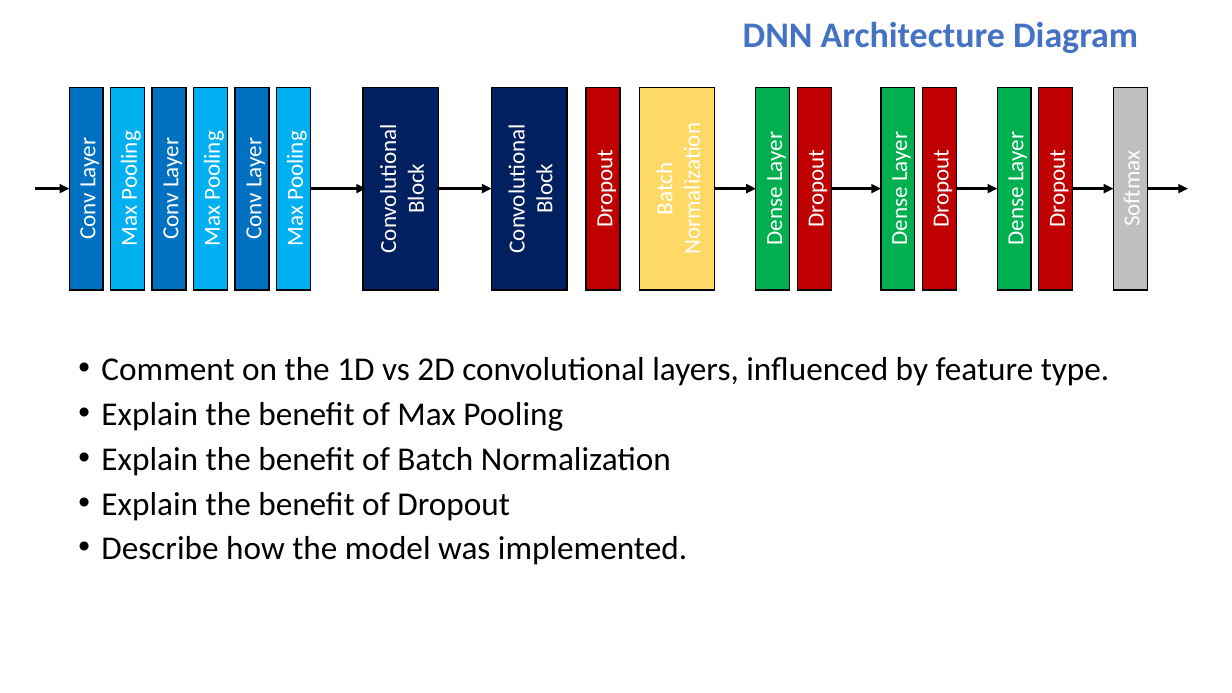
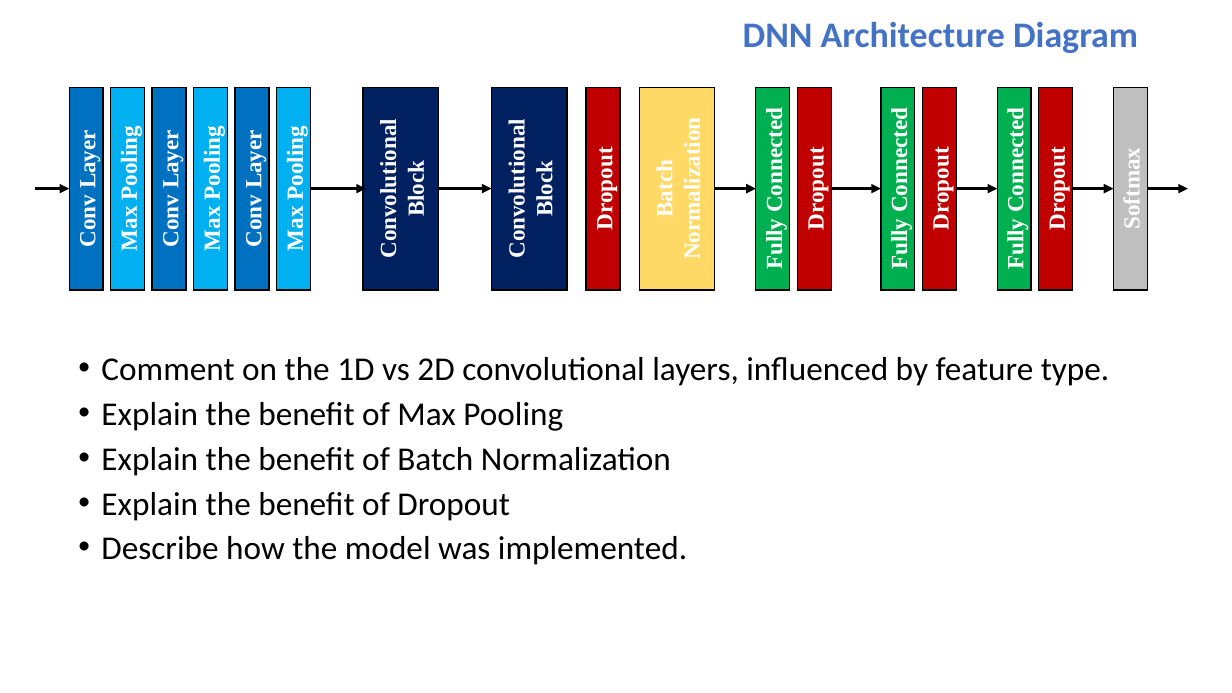
Before and after one commit to valentinandrei/saa_experiments, a slide deck: slide 22 of paper_writing/TOC.pptx (slide 21 before the commit). Drawn at 1232x693 pixels with LibreOffice and Linux fonts; fonts in the diff are those of the drawing. Boxes give left, top, right and bottom in pixels: in the first picture for what was removed or moved away, otherwise in the second. Text is boxed around its words. In the diff, an @@ line names an element or a change of style, - is before the commit and + after.

```diff
--- a/paper_writing/TOC.pptx
+++ b/paper_writing/TOC.pptx
@@ font Calibri to Times New Roman, bold on in 14 elements at [69, 88, 104, 290], [110, 88, 144, 290], [363, 87, 439, 290], [152, 88, 186, 290], [193, 88, 227, 290], [235, 88, 269, 290], [276, 88, 311, 290], [491, 87, 567, 290], [639, 87, 715, 290], [586, 88, 620, 290], [798, 88, 832, 290], [922, 88, 957, 290], [1039, 88, 1073, 290], [1114, 88, 1148, 290] @@
@@ text in rectangle at [761, 117, 787, 269]: text changed; font Calibri to Times New Roman; bold on @@
-Dense Layer
+Fully Connected
@@ text in rectangle at [887, 117, 913, 269]: text changed; font Calibri to Times New Roman; bold on @@
-Dense Layer
+Fully Connected
@@ text in rectangle at [1003, 117, 1029, 269]: text changed; font Calibri to Times New Roman; bold on @@
-Dense Layer
+Fully Connected
```
Also in this commit, not shown: 11 other slides changed, 4 slides added, 1 slide removed, 37 other files.
